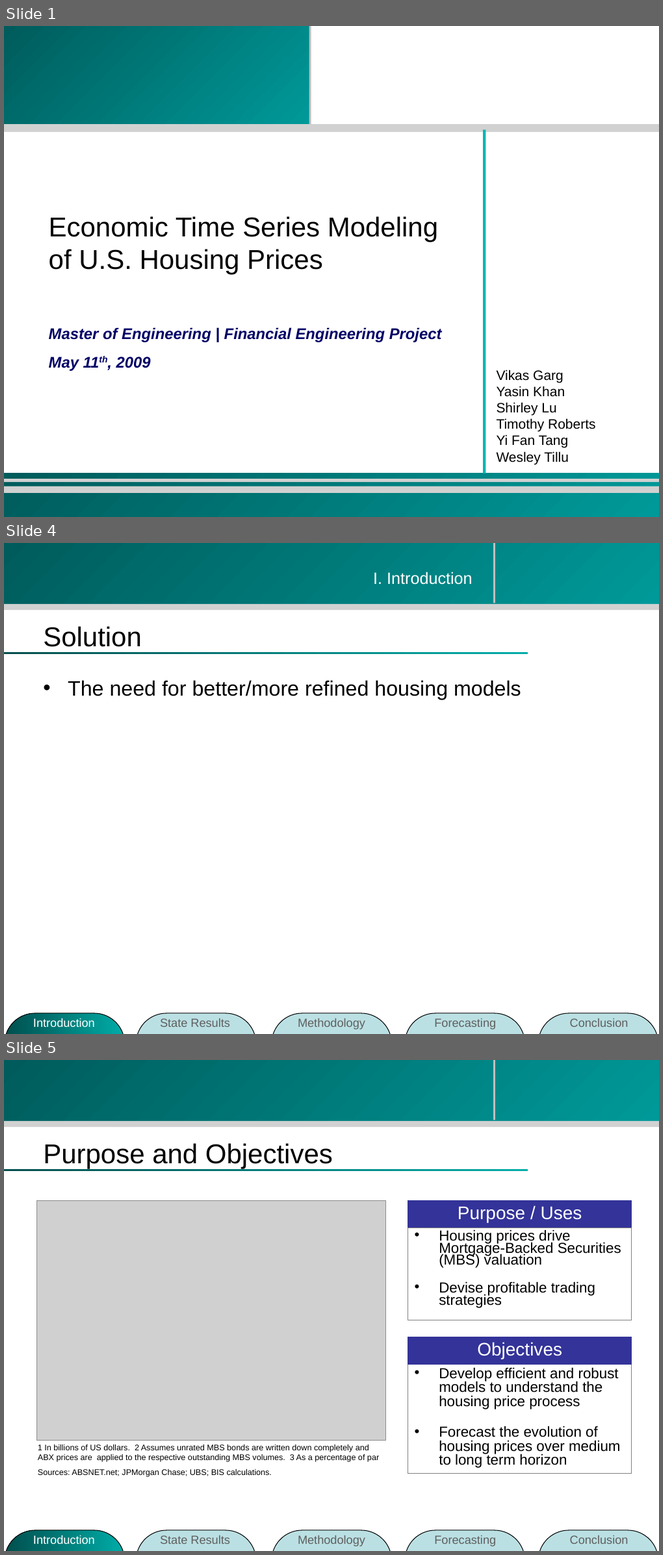
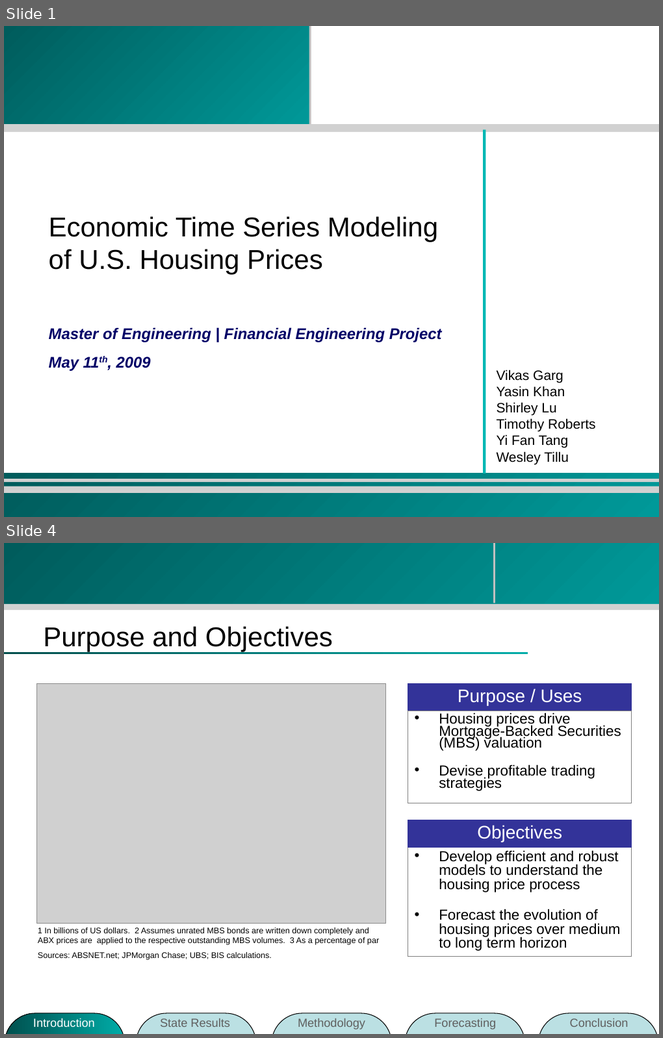
Before and after one commit to zhouzhenghui/svnrepository, a slide deck: SVNRepository/Presentation/M.Eng Final Presentation-take2.ppt. Shown one above the other, each under a label of ours: slides 1, 4 and 5 before the commit, slides 1 and 4 after it; the slides between them are not shown. The pictures are 663x1555 and 663x1038 pixels, drawn with LibreOffice and Linux fonts; fonts in the diff are those of the drawing; grey boxes stand for pictures; background and template pictures are left out. Boxes give left, top, right and bottom in pixels: in the first picture for what was removed or moved away, otherwise in the second. Text is boxed around its words. In the diff, an @@ line names an element or a change of style, - is before the commit and + after.

```diff
--- a/SVNRepository/Presentation/M.Eng Final Presentation-take2.ppt
+++ b/SVNRepository/Presentation/M.Eng Final Presentation-take2.ppt
@@ slide 4 removed at [4,543,659,1034], background #FFFFFF; not listed: 4 template elements that a slide beside it also shows @@
@@ text removed at [373,572,473,585] @@
-I. Introduction
@@ title removed at [43,626,142,647] @@
-Solution
@@ text removed at [68,680,521,700] @@
-• The need for better/more refined housing models
@@ group removed at [5,1014,659,1034]: 5 rounded rectangles, 5 texts @@
-State Results
-Introduction
-Methodology
-Forecasting
-Conclusion
@@ what was slide 5 is now slide 4 @@
```
Also in this commit, not shown: 4 slides changed, 2 slides added.
